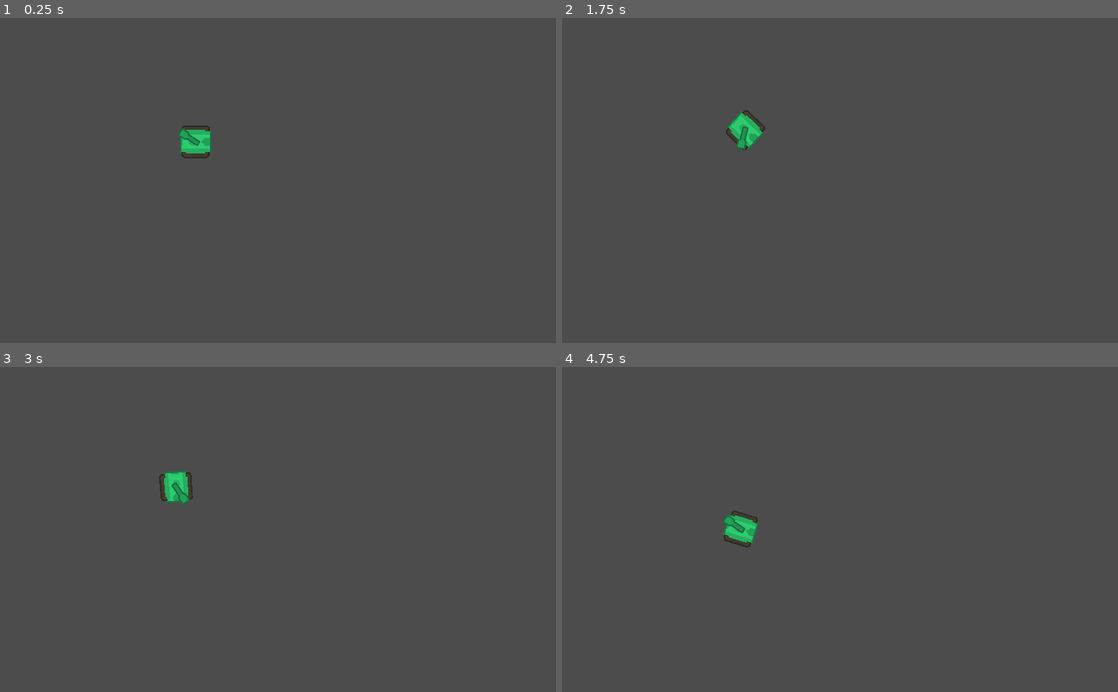
Above: before the commit, frames 1-4 (two rows, left to right).
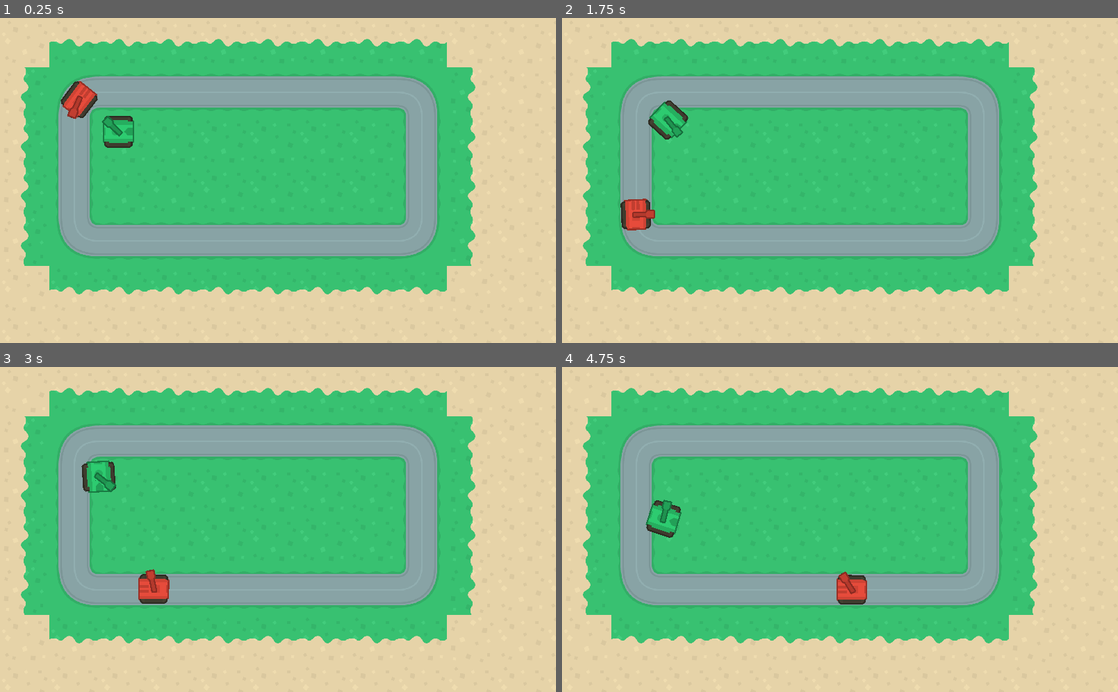
Above: after the commit, the same moments.

Repository: TheTOXIN/GodotTankBattle
Game: Godot game, scene res://maps/Map01.tscn
The game is run twice, just before and just after one commit, with the same random seed, the same clock (stepped at 60 frames per second) and the same inputs. Before the commit the project starts from res://tanks/Player.tscn.
Inputs (mouse positions are in pixels of both pictures, inside the frame that each line leads up to):
- Up to frame 1 (0.25 s): no input
- Up to frame 2 (1.75 s): move the mouse to (962, 164) at 0.52 s; hold D (turn_right) 0.53-1.28 s; move the mouse to (728, 196) at 1.27 s; hold S (back) from 1.28 s (still down)
- Up to frame 3 (3 s): move the mouse to (333, 458) at 2.02 s; release S (back) at 2.03 s; hold D (turn_right) 2.03-2.78 s; move the mouse to (250, 594) at 2.77 s; hold W (forward) from 2.78 s (still down)
- Up to frame 4 (4.75 s): move the mouse to (1006, 578) at 3.52 s; release W (forward) at 3.53 s; hold A (turn_left) from 3.53 s (still down); move the mouse to (673, 480) at 4.27 s

The runs differ from the first frame. In frame 1, 100% of the frame differs, in the area x 0-100%, y 0-100%; in frame 2, 100%; in frame 3, 100%; in frame 4, 100%.

Commit message:
add enemy path and radius detect

Diff:
--- a/maps/Map01.tscn
+++ b/maps/Map01.tscn
@@ -1,8 +1,14 @@
-[gd_scene load_steps=4 format=2]
+[gd_scene load_steps=6 format=2]
 
 [ext_resource path="res://terrain/terrain_tiles.tres" type="TileSet" id=1]
 [ext_resource path="res://tanks/Player.tscn" type="PackedScene" id=2]
 [ext_resource path="res://maps/Map.gd" type="Script" id=3]
+[ext_resource path="res://tanks/Enemy.tscn" type="PackedScene" id=4]
+
+[sub_resource type="Curve2D" id=1]
+_data = {
+"points": PoolVector2Array( 45.0502, 0, -45.0502, 0, 119.064, 64, 2.50279, -7.5, -2.50279, 7.5, 63.0011, 105, -4.50502, -35, 4.50502, 35, 62, 403, -32.5363, 0.5, 32.5363, -0.5, 123.068, 444, -38.543, 2, 38.543, -2, 912.949, 447, 0.500558, 25.5, -0.500558, -25.5, 960.001, 395, -1.00112, 25, 1.00112, -25, 960.001, 114, 37.5419, 5, -37.5419, -5, 914.951, 66, 0, 0, 0, 0, 119.064, 64 )
+}
 
 [node name="Map01" type="Node2D"]
 script = ExtResource( 3 )
@@ -16,3 +22,17 @@
 
 [node name="Player" parent="." instance=ExtResource( 2 )]
 position = Vector2( 178, 167 )
+
+[node name="Paths" type="Node2D" parent="."]
+
+[node name="Path2D" type="Path2D" parent="Paths"]
+position = Vector2( 2, 1 )
+scale = Vector2( 0.998885, 1 )
+curve = SubResource( 1 )
+
+[node name="PathFollow2D" type="PathFollow2D" parent="Paths/Path2D"]
+position = Vector2( 119.064, 64 )
+rotation = 3.11802
+
+[node name="Enemy" parent="Paths/Path2D/PathFollow2D" instance=ExtResource( 4 )]
+speed = 200
--- a/project.godot
+++ b/project.godot
@@ -11,7 +11,7 @@
 [application]
 
 config/name="Godot Tank Battle"
-run/main_scene="res://tanks/Player.tscn"
+run/main_scene="res://maps/Map01.tscn"
 config/icon="res://icon.png"
 
 [display]
--- /dev/null
+++ b/tanks/Enemy.gd
@@ -0,0 +1,33 @@
+extends "res://tanks/Tank.gd"
+
+export (float) var turret_speed
+export (int) var detect_radius
+
+onready var parent = get_parent()
+
+var target: Node2D = null
+
+func _ready():
+	$DetectRadius/CollisionShape2D.shape.radius = detect_radius
+
+func _process(delta):
+	if target:
+		var target_dir = (target.global_position - global_position).normalized()
+		var current_dir = Vector2.RIGHT.rotated($Turret.global_rotation)
+
+		$Turret.global_rotation = current_dir.linear_interpolate(target_dir, turret_speed * delta).angle()
+
+func control(delta):
+	if parent is PathFollow2D:
+		parent.offset += speed * delta
+		position = Vector2.ZERO
+	else:
+		pass
+
+func _on_DetectRadius_body_entered(body):
+	if body.name == "Player":
+		target = body
+
+func _on_DetectRadius_body_exited(body):
+	if body == target:
+		target = null
--- /dev/null
+++ b/tanks/Enemy.tscn
@@ -0,0 +1,38 @@
+[gd_scene load_steps=5 format=2]
+
+[ext_resource path="res://tanks/Tank.tscn" type="PackedScene" id=1]
+[ext_resource path="res://assets/onlyObjects_retina_rotated.png" type="Texture" id=2]
+[ext_resource path="res://tanks/Enemy.gd" type="Script" id=3]
+
+[sub_resource type="CircleShape2D" id=1]
+radius = 300.0
+
+[node name="Enemy" instance=ExtResource( 1 )]
+script = ExtResource( 3 )
+speed = 150
+gun_cooldown = 0.5
+health = 100
+turret_speed = 1.0
+detect_radius = 300
+
+[node name="Body" parent="." index="0"]
+texture = ExtResource( 2 )
+region_enabled = true
+region_rect = Rect2( 268, 186, 80, 76 )
+
+[node name="CollisionShape2D" parent="." index="1"]
+visible = false
+
+[node name="Turret" parent="." index="2"]
+texture = ExtResource( 2 )
+offset = Vector2( 20, 0 )
+region_enabled = true
+region_rect = Rect2( 452, 34, 60, 24 )
+
+[node name="DetectRadius" type="Area2D" parent="." index="4"]
+
+[node name="CollisionShape2D" type="CollisionShape2D" parent="DetectRadius" index="0"]
+shape = SubResource( 1 )
+
+[connection signal="body_entered" from="DetectRadius" to="." method="_on_DetectRadius_body_entered"]
+[connection signal="body_exited" from="DetectRadius" to="." method="_on_DetectRadius_body_exited"]
--- a/tanks/Tank.gd
+++ b/tanks/Tank.gd
@@ -15,6 +15,7 @@
 
 func _ready():
 	$GunTimer.wait_time = gun_cooldown
+	$Turret.offset.x = 20
 
 func _physics_process(delta):
 	if not alive:
